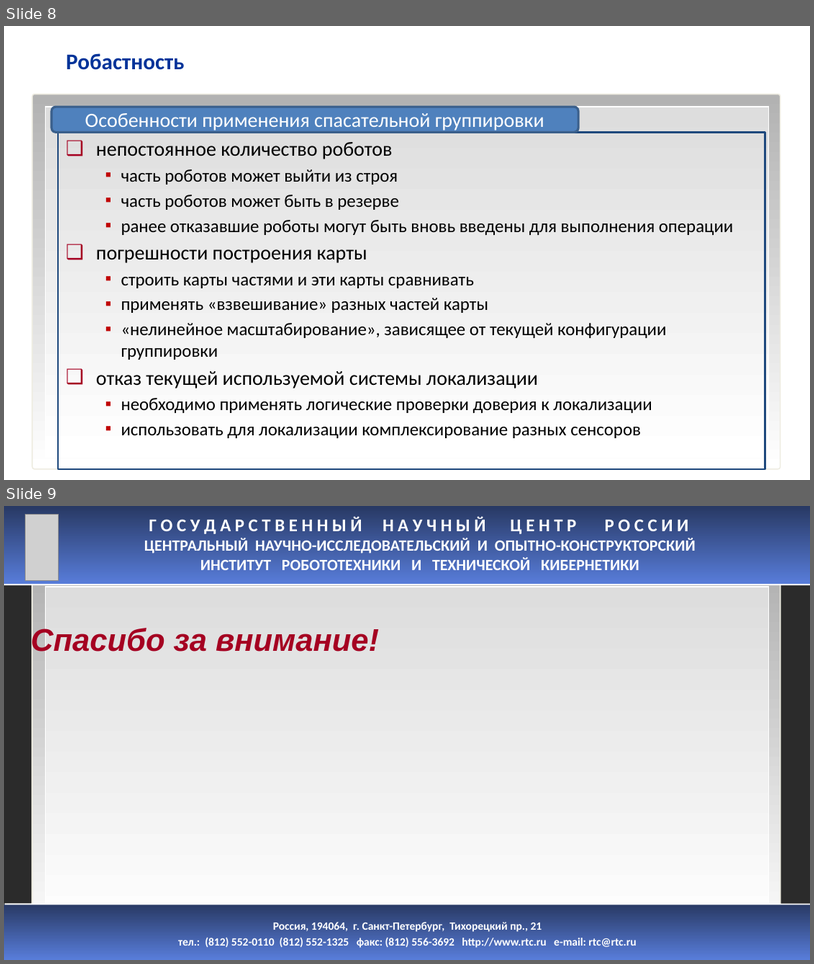
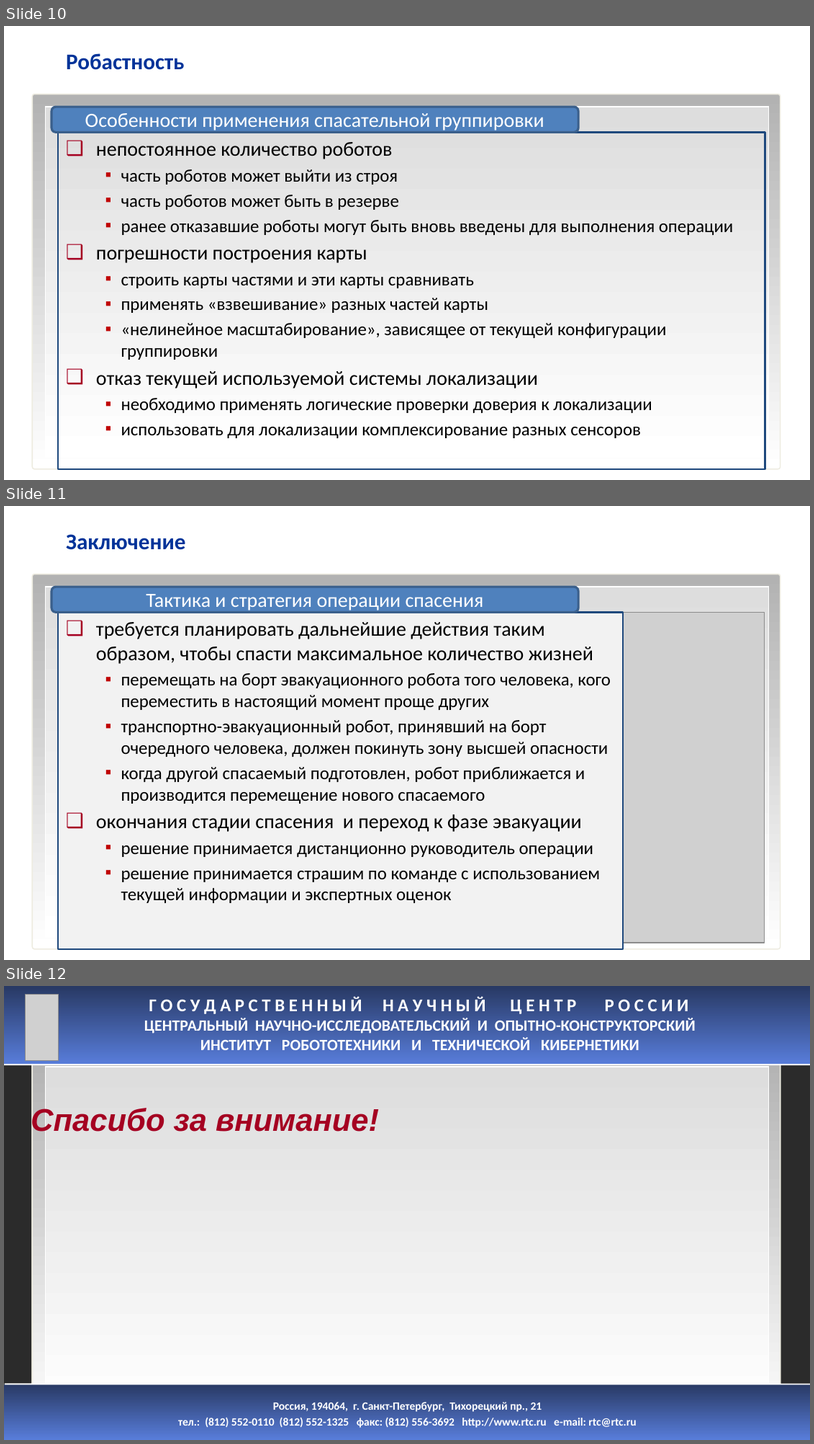
Before and after one commit to hellraptor/RescueRobots, a slide deck: MorskoySalon.pptx. Shown one above the other, each under a label of ours: slides 8 and 9 before the commit, slides 10, 11 and 12 after it. The pictures are 814x964 and 814x1444 pixels, drawn with LibreOffice and Linux fonts; fonts in the diff are those of the drawing; grey boxes stand for pictures; background and template pictures are left out; a plain dark background stands for a picture behind light text. Boxes give left, top, right and bottom in pixels: in the first picture for what was removed or moved away, otherwise in the second. Text is boxed around its words. In the diff, an @@ line names an element or a change of style, - is before the commit and + after.

```diff
--- a/MorskoySalon.pptx
+++ b/MorskoySalon.pptx
@@ slide 11 added at (x1=4, y1=506, x2=810, y2=960), background #FFFFFF; not listed: 2 template elements that a slide beside it also shows @@
@@ title added at (x1=66, y1=534, x2=185, y2=550), 20 pt, text #003399, bold @@
+Заключение
@@ rounded rectangle added at (x1=52, y1=587, x2=579, y2=612), fill #4F81BD, outline #3A5F8C 2 pt, 18 pt, text #FFFFFF @@
+Тактика и стратегия операции спасения
@@ text added at (x1=58, y1=613, x2=623, y2=949), fill #F2F2F2, outline #1F497D 1.5 pt, 16 pt, text #000000 @@
+❑ требуется планировать дальнейшие действия таким образом, чтобы спасти максимальное количество жизней
+  ▪ перемещать на борт эвакуационного робота того человека, кого переместить в настоящий момент проще других
+  ▪ транспортно-эвакуационный робот, принявший на борт очередного человека, должен покинуть зону высшей опасности
+  ▪ когда другой спасаемый подготовлен, робот приближается и производится перемещение нового спасаемого
+❑ окончания стадии спасения и переход к фазе эвакуации
+  ▪ решение принимается дистанционно руководитель операции
+  ▪ решение принимается страшим по команде с использованием текущей информации и экспертных оценок
@@ picture added at (x1=576, y1=613, x2=764, y2=942) @@
@@ what was slide 8 is now slide 10 @@
@@ what was slide 9 is now slide 12 @@
```
Also in this commit, not shown: 2 slides changed, 3 other slides added, 1 slide removed.
